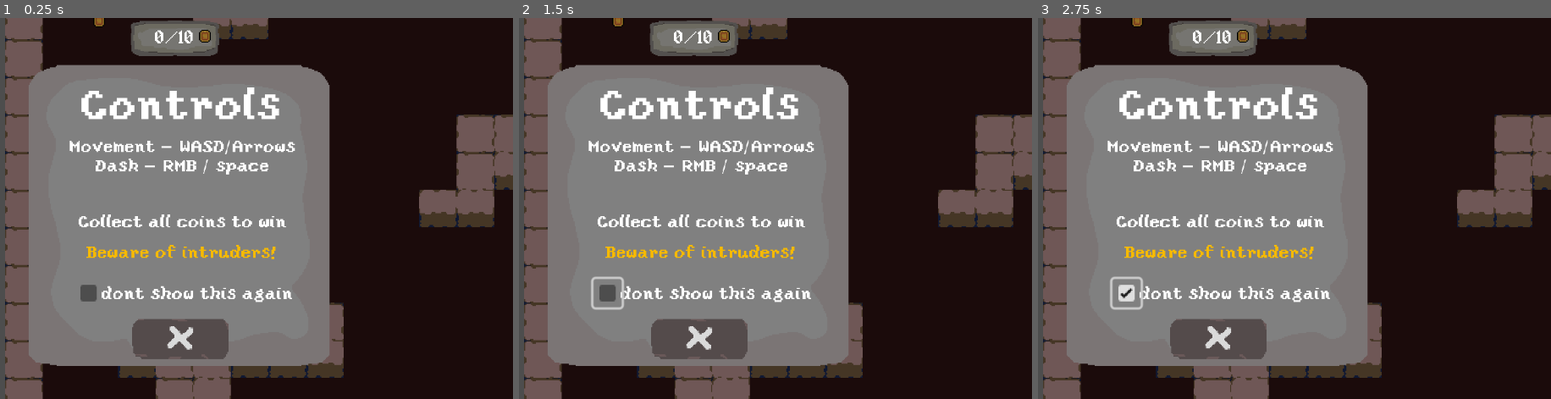
Above: before the commit, frames 1-3 (left to right).
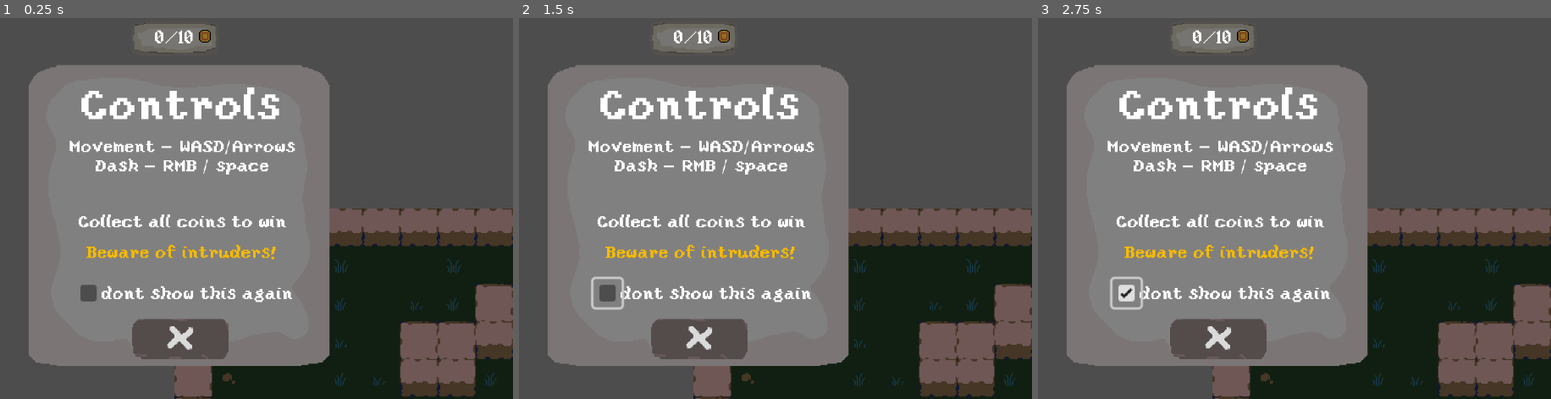
Above: after the commit, the same moments.

Repository: Gipost/rumata-test-project
Game: Godot game, scene res://game/scenes/Game.tscn
Two runs of this game, one before a commit and one after it. Both use one fixed random seed, a clock stepped at 60 frames per second and the inputs below.
Inputs (mouse positions are in pixels of both pictures, inside the frame that each line leads up to):
- Up to frame 1 (0.25 s): no input
- Up to frame 2 (1.5 s): click (606, 292) at 0.5 s; tap Enter at 1.25 s; move the mouse to (842, 189) at 1.27 s; hold D (move_right) from 1.28 s (still down); click (842, 189) at 1.42 s
- Up to frame 3 (2.75 s): tap Space at 2 s; move the mouse to (1079, 227) at 2.02 s; release D (move_right) at 2.03 s; hold S (move_down) from 2.03 s (still down)

The runs differ from the first frame. In frame 1, 40% of the frame differs, in the area x 0-100%, y 0-100%; in frame 2, 40%; in frame 3, 40%.
Error after the commit: Invalid assignment of property or key 'global_position' with value of type 'Nil' on a base object of type 'CharacterBody2D (Player)'. (res://game/objects/contr…

Commit message:
Tileset polish + little SFX

Diff:
--- a/autoload/weights_helper.gd
+++ b/autoload/weights_helper.gd
@@ -1,4 +1,5 @@
 class_name WeightHelper
+extends Node
 #Хелпер по подбору по весам
 static func pick_weighted(dict: Dictionary):
 	var total_weight = 0
--- /dev/null
+++ b/game/objects/audio_bus_layout.tres
@@ -0,0 +1,15 @@
+[gd_resource type="AudioBusLayout" format=3 uid="uid://dcyy2k425vqom"]
+
+[resource]
+bus/1/name = &"SFX"
+bus/1/solo = false
+bus/1/mute = false
+bus/1/bypass_fx = false
+bus/1/volume_db = 0.66275597
+bus/1/send = &"Master"
+bus/2/name = &"Music"
+bus/2/solo = false
+bus/2/mute = false
+bus/2/bypass_fx = false
+bus/2/volume_db = 0.0
+bus/2/send = &"Master"
--- a/game/objects/entities/entity.gd
+++ b/game/objects/entities/entity.gd
@@ -1,7 +1,6 @@
 class_name Entity
 extends CharacterBody2D
 @export var entity_id:String
-@export var Name:String
 
 func take_damage():
 	pass
--- a/game/objects/entities/player/player.gd
+++ b/game/objects/entities/player/player.gd
@@ -4,6 +4,7 @@
 @onready var player_spr := $PlayerSprite
 @onready var dash_particles := $PlayerSprite/dash_particles
 @onready var player_cam := $Camera2D
+@onready var dash_SFX := $DashSFX
 var current_state: State = State.IDLE
 var speed: float = 200.0
 var tween: Tween
@@ -57,6 +58,7 @@
 			current_state = State.MOVE
 		State.DASH:
 			player_spr.play("atk")
+			dash_SFX.play()
 			current_state = State.DASH
 		State.DEAD:
 			Globals.Menu.switch_state(Globals.Menu.States.DEATH)
@@ -67,7 +69,6 @@
 #dash
 func start_dash(target_pos: Vector2) -> void:
 	switch_state(State.DASH)
-
 	var dir = (target_pos - global_position).normalized()
 	var dash_speed = Globals.game_config.dash_speed
 	var dash_time = Globals.game_config.dash_time
--- a/game/objects/tiles/Tileset.tres
+++ b/game/objects/tiles/Tileset.tres
@@ -73,13 +73,13 @@
 2:10/0 = 0
 3:10/0 = 0
 0:11/0 = 0
-0:11/0/terrain_set = 0
-0:11/0/terrain = 1
-0:11/0/terrains_peering_bit/bottom_side = 1
 0:11/0/navigation_layer_0/polygon = SubResource("NavigationPolygon_ca0qa")
 1:11/0 = 0
+1:11/0/probability = 0.2
 2:11/0 = 0
+2:11/0/probability = 0.2
 3:11/0 = 0
+3:11/0/probability = 0.2
 0:12/0 = 0
 1:12/0 = 0
 2:12/0 = 0
@@ -95,9 +95,24 @@
 12:12/0 = 0
 13:12/0 = 0
 0:13/0 = 0
+0:13/0/terrain_set = 0
+0:13/0/terrain = 1
+0:13/0/terrains_peering_bit/bottom_side = 0
 1:13/0 = 0
+1:13/0/terrain_set = 0
+1:13/0/terrain = 1
+1:13/0/probability = 0.3
+1:13/0/terrains_peering_bit/bottom_side = 0
 2:13/0 = 0
+2:13/0/terrain_set = 0
+2:13/0/terrain = 1
+2:13/0/probability = 0.3
+2:13/0/terrains_peering_bit/bottom_side = 0
 3:13/0 = 0
+3:13/0/terrain_set = 0
+3:13/0/terrain = 1
+3:13/0/probability = 0.3
+3:13/0/terrains_peering_bit/bottom_side = 0
 4:13/0 = 0
 5:13/0 = 0
 6:13/0 = 0
@@ -110,8 +125,20 @@
 13:13/0 = 0
 0:14/0 = 0
 1:14/0 = 0
+1:14/0/terrain_set = 0
+1:14/0/terrain = 1
+1:14/0/probability = 0.3
+1:14/0/terrains_peering_bit/bottom_side = 0
 2:14/0 = 0
+2:14/0/terrain_set = 0
+2:14/0/terrain = 1
+2:14/0/probability = 0.3
+2:14/0/terrains_peering_bit/bottom_side = 0
 3:14/0 = 0
+3:14/0/terrain_set = 0
+3:14/0/terrain = 1
+3:14/0/probability = 0.3
+3:14/0/terrains_peering_bit/bottom_side = 0
 4:14/0 = 0
 5:14/0 = 0
 6:14/0 = 0
@@ -121,9 +148,13 @@
 11:14/0 = 0
 12:14/0 = 0
 0:15/0 = 0
+0:15/0/probability = 0.05
 1:15/0 = 0
+1:15/0/probability = 0.05
 2:15/0 = 0
+2:15/0/probability = 0.05
 3:15/0 = 0
+3:15/0/probability = 0.05
 4:15/0 = 0
 5:15/0 = 0
 6:15/0 = 0
@@ -242,294 +273,6 @@
 5:25/0 = 0
 6:25/0 = 0
 7:25/0 = 0
-0:26/0 = 0
-1:26/0 = 0
-2:26/0 = 0
-3:26/0 = 0
-4:26/0 = 0
-5:26/0 = 0
-6:26/0 = 0
-7:26/0 = 0
-0:27/0 = 0
-1:27/0 = 0
-2:27/0 = 0
-3:27/0 = 0
-4:27/0 = 0
-5:27/0 = 0
-6:27/0 = 0
-7:27/0 = 0
-2:28/0 = 0
-3:28/0 = 0
-4:28/0 = 0
-5:28/0 = 0
-6:28/0 = 0
-7:28/0 = 0
-2:29/0 = 0
-3:29/0 = 0
-4:29/0 = 0
-5:29/0 = 0
-6:29/0 = 0
-7:29/0 = 0
-0:30/0 = 0
-1:30/0 = 0
-2:30/0 = 0
-3:30/0 = 0
-4:30/0 = 0
-5:30/0 = 0
-6:30/0 = 0
-7:30/0 = 0
-0:31/0 = 0
-1:31/0 = 0
-2:31/0 = 0
-3:31/0 = 0
-4:31/0 = 0
-5:31/0 = 0
-6:31/0 = 0
-7:31/0 = 0
-0:32/0 = 0
-1:32/0 = 0
-2:32/0 = 0
-3:32/0 = 0
-4:32/0 = 0
-5:32/0 = 0
-6:32/0 = 0
-7:32/0 = 0
-8:32/0 = 0
-9:32/0 = 0
-10:32/0 = 0
-11:32/0 = 0
-12:32/0 = 0
-13:32/0 = 0
-14:32/0 = 0
-15:32/0 = 0
-16:32/0 = 0
-17:32/0 = 0
-18:32/0 = 0
-19:32/0 = 0
-20:32/0 = 0
-21:32/0 = 0
-22:32/0 = 0
-23:32/0 = 0
-24:32/0 = 0
-25:32/0 = 0
-26:32/0 = 0
-27:32/0 = 0
-28:32/0 = 0
-29:32/0 = 0
-30:32/0 = 0
-31:32/0 = 0
-32:32/0 = 0
-33:32/0 = 0
-0:33/0 = 0
-1:33/0 = 0
-2:33/0 = 0
-3:33/0 = 0
-4:33/0 = 0
-5:33/0 = 0
-6:33/0 = 0
-7:33/0 = 0
-8:33/0 = 0
-9:33/0 = 0
-10:33/0 = 0
-11:33/0 = 0
-12:33/0 = 0
-13:33/0 = 0
-14:33/0 = 0
-15:33/0 = 0
-16:33/0 = 0
-17:33/0 = 0
-18:33/0 = 0
-19:33/0 = 0
-20:33/0 = 0
-21:33/0 = 0
-22:33/0 = 0
-23:33/0 = 0
-24:33/0 = 0
-25:33/0 = 0
-26:33/0 = 0
-27:33/0 = 0
-28:33/0 = 0
-29:33/0 = 0
-30:33/0 = 0
-31:33/0 = 0
-32:33/0 = 0
-33:33/0 = 0
-0:34/0 = 0
-1:34/0 = 0
-2:34/0 = 0
-3:34/0 = 0
-4:34/0 = 0
-5:34/0 = 0
-6:34/0 = 0
-7:34/0 = 0
-8:34/0 = 0
-9:34/0 = 0
-10:34/0 = 0
-11:34/0 = 0
-12:34/0 = 0
-13:34/0 = 0
-0:35/0 = 0
-1:35/0 = 0
-2:35/0 = 0
-3:35/0 = 0
-4:35/0 = 0
-5:35/0 = 0
-6:35/0 = 0
-7:35/0 = 0
-8:35/0 = 0
-9:35/0 = 0
-10:35/0 = 0
-11:35/0 = 0
-12:35/0 = 0
-13:35/0 = 0
-0:36/0 = 0
-1:36/0 = 0
-2:36/0 = 0
-3:36/0 = 0
-0:37/0 = 0
-1:37/0 = 0
-2:37/0 = 0
-3:37/0 = 0
-0:38/0 = 0
-1:38/0 = 0
-2:38/0 = 0
-3:38/0 = 0
-4:38/0 = 0
-5:38/0 = 0
-6:38/0 = 0
-7:38/0 = 0
-8:38/0 = 0
-9:38/0 = 0
-10:38/0 = 0
-11:38/0 = 0
-12:38/0 = 0
-13:38/0 = 0
-14:38/0 = 0
-15:38/0 = 0
-16:38/0 = 0
-17:38/0 = 0
-18:38/0 = 0
-19:38/0 = 0
-20:38/0 = 0
-21:38/0 = 0
-22:38/0 = 0
-23:38/0 = 0
-24:38/0 = 0
-25:38/0 = 0
-26:38/0 = 0
-27:38/0 = 0
-28:38/0 = 0
-29:38/0 = 0
-30:38/0 = 0
-31:38/0 = 0
-0:39/0 = 0
-1:39/0 = 0
-2:39/0 = 0
-3:39/0 = 0
-4:39/0 = 0
-5:39/0 = 0
-6:39/0 = 0
-7:39/0 = 0
-8:39/0 = 0
-9:39/0 = 0
-10:39/0 = 0
-11:39/0 = 0
-12:39/0 = 0
-13:39/0 = 0
-14:39/0 = 0
-15:39/0 = 0
-16:39/0 = 0
-17:39/0 = 0
-18:39/0 = 0
-19:39/0 = 0
-20:39/0 = 0
-21:39/0 = 0
-22:39/0 = 0
-23:39/0 = 0
-24:39/0 = 0
-25:39/0 = 0
-26:39/0 = 0
-27:39/0 = 0
-28:39/0 = 0
-29:39/0 = 0
-30:39/0 = 0
-31:39/0 = 0
-0:40/0 = 0
-1:40/0 = 0
-2:40/0 = 0
-3:40/0 = 0
-0:41/0 = 0
-1:41/0 = 0
-2:41/0 = 0
-3:41/0 = 0
-0:42/0 = 0
-1:42/0 = 0
-2:42/0 = 0
-3:42/0 = 0
-0:43/0 = 0
-1:43/0 = 0
-2:43/0 = 0
-3:43/0 = 0
-0:44/0 = 0
-1:44/0 = 0
-2:44/0 = 0
-3:44/0 = 0
-4:44/0 = 0
-5:44/0 = 0
-6:44/0 = 0
-7:44/0 = 0
-0:45/0 = 0
-1:45/0 = 0
-2:45/0 = 0
-3:45/0 = 0
-4:45/0 = 0
-5:45/0 = 0
-6:45/0 = 0
-7:45/0 = 0
-0:46/0 = 0
-1:46/0 = 0
-2:46/0 = 0
-3:46/0 = 0
-4:46/0 = 0
-5:46/0 = 0
-6:46/0 = 0
-7:46/0 = 0
-8:46/0 = 0
-9:46/0 = 0
-10:46/0 = 0
-11:46/0 = 0
-0:47/0 = 0
-1:47/0 = 0
-2:47/0 = 0
-3:47/0 = 0
-4:47/0 = 0
-5:47/0 = 0
-6:47/0 = 0
-7:47/0 = 0
-8:47/0 = 0
-9:47/0 = 0
-10:47/0 = 0
-11:47/0 = 0
-6:48/0 = 0
-7:48/0 = 0
-6:49/0 = 0
-7:49/0 = 0
-0:50/0 = 0
-1:50/0 = 0
-2:50/0 = 0
-3:50/0 = 0
-4:50/0 = 0
-5:50/0 = 0
-6:50/0 = 0
-7:50/0 = 0
-0:51/0 = 0
-1:51/0 = 0
-2:51/0 = 0
-3:51/0 = 0
-4:51/0 = 0
-5:51/0 = 0
-6:51/0 = 0
-7:51/0 = 0
 
 [resource]
 tile_size = Vector2i(32, 32)
--- a/game/scenes/player.tscn
+++ b/game/scenes/player.tscn
@@ -1,10 +1,11 @@
-[gd_scene load_steps=21 format=3 uid="uid://bnwt2285mv60c"]
+[gd_scene load_steps=22 format=3 uid="uid://bnwt2285mv60c"]
 
 [ext_resource type="Script" uid="uid://btlnumc3qxe78" path="res://game/objects/entities/player/player.gd" id="1_fkr20"]
 [ext_resource type="Texture2D" uid="uid://ke7o3ydoqjq4" path="res://assets/sprites/entity_sprites/players/player_spr_idle.png" id="2_u5gyh"]
 [ext_resource type="Texture2D" uid="uid://bhg536dnvp0rq" path="res://assets/sprites/entity_sprites/players/player_spr_atk.png" id="2_uy5fi"]
 [ext_resource type="Texture2D" uid="uid://cy73nclcn1wbr" path="res://assets/sprites/entity_sprites/players/player_spr_run.png" id="3_u5gyh"]
 [ext_resource type="Texture2D" uid="uid://bsvocrmfofheh" path="res://assets/sprites/entity_sprites/players/dash_sfx_2.png" id="5_lvpx6"]
+[ext_resource type="AudioStream" uid="uid://cd4it03aeggri" path="res://assets/audio/dash_sfx.mp3" id="6_nggnu"]
 
 [sub_resource type="CircleShape2D" id="CircleShape2D_lvpx6"]
 radius = 12.0
@@ -124,6 +125,7 @@
 z_index = 3
 collision_mask = 14
 script = ExtResource("1_fkr20")
+entity_id = "player"
 
 [node name="Collision" type="CollisionShape2D" parent="."]
 position = Vector2(3, 2.5)
@@ -152,3 +154,7 @@
 [node name="Camera2D" type="Camera2D" parent="."]
 zoom = Vector2(2, 2)
 position_smoothing_speed = 1.0
+
+[node name="DashSFX" type="AudioStreamPlayer" parent="."]
+stream = ExtResource("6_nggnu")
+volume_db = -24.0
Not shown, added: assets/audio/dash_sfx.mp3.import
Not shown, added: assets/audio/dash_sfx.mp3
